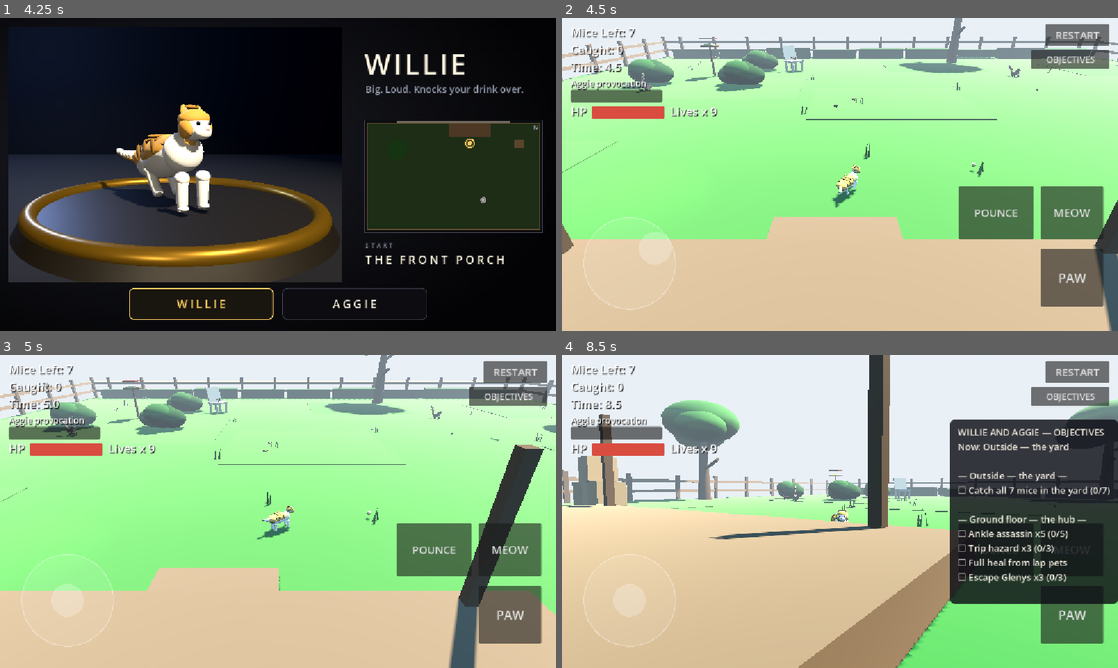
Above: before the commit, frames 1-4 (two rows, left to right).
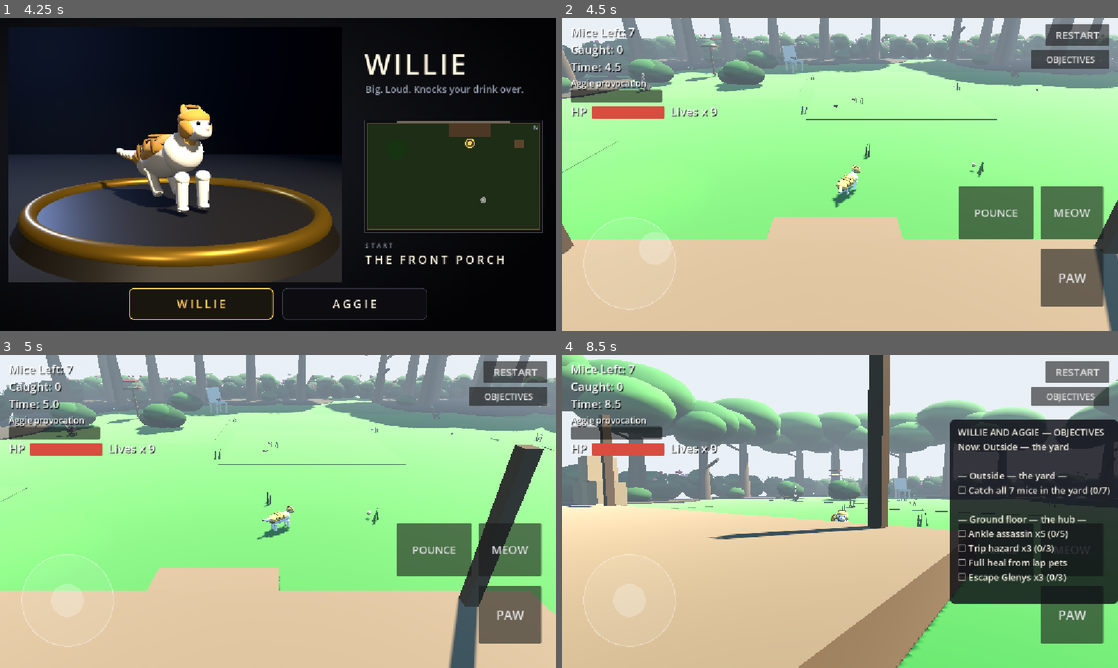
Above: after the commit, the same moments.

Repository: danfour649/puppies-vs-kittens
Game: Godot game, scene res://main.tscn
The game is run twice, just before and just after one commit, with the same random seed, the same clock (stepped at 60 frames per second) and the same inputs.
Inputs (mouse positions are in pixels of both pictures, inside the frame that each line leads up to):
- Up to frame 1 (4.25 s): click "RESTART" at 0.5 s; click "RESTART" at 1.25 s; click "RESTART" at 2 s; click "PAW" at 2.75 s; click "POUNCE" at 3.5 s
- Up to frame 2 (4.5 s): tap Enter at 4.25 s; drag from (628, 262) to (895, 105) at 4.27 s
- Up to frame 3 (5 s): no input
- Up to frame 4 (8.5 s): drag from (728, 527) to (812, 574) at 5.02 s; click "MEOW" at 5.75 s; click "OBJECTIVES" at 6.5 s; tap Space at 7.25 s; move the mouse to (895, 442) at 7.27 s; hold Right 7.28-8 s; tap Enter at 7.35 s; drag from (812, 574) to (673, 464) at 8.02 s

Frame 1 is identical in both runs. In frame 2, 10% of the frame differs, in the area x 0-100%, y 0-26%; in frame 3, 11%; in frame 4, 14%, in the area x 0-100%, y 0-49%.

Commit message:
Massey yard: back-yard forest, wild-rose thorn hedge (fence removed), front-garden roses (TODO #121)

Diff:
--- a/godot3d/main.gd
+++ b/godot3d/main.gd
@@ -186,17 +186,12 @@
 	var spots := [Vector2(-8, -3), Vector2(6, 1), Vector2(-2, 6), Vector2(9, -6), Vector2(-10, 5), Vector2(1, -1)]
 	for i in spots.size():
 		_box(env, Vector3(4.5, 0.012, 3.6), Vector3(spots[i].x, 0.006 + i * 0.0012, spots[i].y), patches[i])
-	# Fence: posts + two rails on the south, east and west edges.
-	for side: int in [-1, 1]:
-		var x := 13.0 * side
-		for zi in range(-10, 11, 2):
-			_box(env, Vector3(0.14, 1.15, 0.14), Vector3(x, 0.57, float(zi)), wood_dark)
-		_box(env, Vector3(0.06, 0.12, 20.4), Vector3(x, 0.85, 0), wood)
-		_box(env, Vector3(0.06, 0.12, 20.4), Vector3(x, 0.4, 0), wood)
-	for zi in range(-12, 13, 2):
-		_box(env, Vector3(0.14, 1.15, 0.14), Vector3(float(zi), 0.57, 10.0), wood_dark)
-	_box(env, Vector3(26.4, 0.12, 0.06), Vector3(0, 0.85, 10.0), wood)
-	_box(env, Vector3(26.4, 0.12, 0.06), Vector3(0, 0.4, 10.0), wood)
+	# Boundary: NO fence at 255 Massey (Daniel, 2026-10-25) — the
+	# yard is ringed by an impassable thorn hedge of wild roses.
+	# The invisible boundary statics further down are UNCHANGED,
+	# so the hedge stops cats, mice and dogs exactly where the
+	# fence did; only the visuals changed.
+	_build_rose_hedge(env)
 	# House along the north edge: wall, roof lip, door, windows, porch.
 	var siding := Color(0.74, 0.71, 0.65)
 	var trim := Color(0.92, 0.9, 0.85)
@@ -238,6 +233,7 @@
 	_static_box(statics, Vector3(0.5, 2.6, 0.5), Vector3(-8.5, 1.3, -5.0))
 	_static_box(statics, Vector3(2.4, 1.5, 1.2), Vector3(9.9, 0.75, -6.05))
 	_static_box(statics, Vector3(0.7, 0.46, 0.7), CHAIR_SEAT + Vector3(0, -0.23, 0))
+	_build_front_roses(env)
 	_dress_yard(env)
 
 
@@ -248,7 +244,6 @@
 func _dress_yard(env: Node3D) -> void:
 	var trim := Color(0.92, 0.9, 0.85)
 	var wood_dark := Color(0.42, 0.31, 0.21)
-	var hedge := Color(0.16, 0.32, 0.12)
 	var blade_mesh := CylinderMesh.new()
 	blade_mesh.top_radius = 0.0
 	blade_mesh.bottom_radius = 0.018
@@ -291,9 +286,8 @@
 			dot.material_override = _mat(Color(0.95, 0.88, 0.55) if placed % 4 == 0 else Color(0.9, 0.9, 0.92))
 			dot.position = Vector3(cx + 0.14, 0.1, cz + 0.1)
 			env.add_child(dot)
-	# South-fence hedge line (inside the fence, slight height jitter).
-	for i in 9:
-		_box(env, Vector3(2.55, 0.5 + 0.08 * sin(i * 2.3), 0.5), Vector3(-11.0 + i * 2.75, 0.27, 9.55), hedge.darkened(0.05 * (i % 3)))
+	# (The plain south hedge line that used to sit here was
+	# replaced by the wild-rose thorn hedge, _build_rose_hedge.)
 	# House trim.
 	_box(env, Vector3(0.12, 2.2, 0.14), Vector3(1.92, 1.32, -9.94), trim) # door jambs
 	_box(env, Vector3(0.12, 2.2, 0.14), Vector3(3.08, 1.32, -9.94), trim)
@@ -308,6 +302,105 @@
 	_box(env, Vector3(0.12, 1.5, 0.12), Vector3(0.0, 0.99, -7.55), wood_dark) # porch posts
 	_box(env, Vector3(0.12, 1.5, 0.12), Vector3(5.0, 0.99, -7.55), wood_dark)
 	_box(env, Vector3(1.4, 0.12, 0.5), Vector3(2.5, 0.06, -7.12), Color(0.55, 0.42, 0.3)) # step
+
+
+
+## A smooth ball in the kit idiom (one shared unit sphere, scaled).
+var _ball_mesh: SphereMesh = null
+var _thorn_mesh: CylinderMesh = null
+
+
+func _ball(parent: Node3D, pos: Vector3, dia: Vector3, c: Color) -> MeshInstance3D:
+	if _ball_mesh == null:
+		_ball_mesh = SphereMesh.new()
+		_ball_mesh.radius = 0.5
+		_ball_mesh.height = 1.0
+		_ball_mesh.radial_segments = 14
+		_ball_mesh.rings = 7
+	var mi := MeshInstance3D.new()
+	mi.mesh = _ball_mesh
+	mi.material_override = _mat(c)
+	mi.position = pos
+	mi.scale = dia
+	parent.add_child(mi)
+	return mi
+
+
+## One wild-rose bush (Daniel, 2026-10-25): a tangled dark-green
+## mass, pale thorn spikes poking out of it, and rose-pink / red
+## blooms that read at gameplay distance. Built from the yard's
+## existing plant idiom (ellipsoid masses + sphere dots).
+func _rose_bush(parent: Node3D, pos: Vector3, s: float, rng: RandomNumberGenerator) -> void:
+	if _thorn_mesh == null:
+		_thorn_mesh = CylinderMesh.new()
+		_thorn_mesh.top_radius = 0.0
+		_thorn_mesh.bottom_radius = 0.03
+		_thorn_mesh.height = 0.18
+		_thorn_mesh.radial_segments = 5
+	var g := Node3D.new()
+	g.position = pos
+	g.rotation.y = rng.randf() * TAU
+	parent.add_child(g)
+	var mass := Color(0.13, 0.27, 0.10)
+	var mass2 := Color(0.18, 0.33, 0.13)
+	_ball(g, Vector3(0, 0.52 * s, 0), Vector3(1.75, 1.1, 1.2) * s, mass)
+	_ball(g, Vector3(0.38 * s, 0.78 * s, 0.14 * s), Vector3(1.2, 0.82, 0.9) * s, mass2)
+	_ball(g, Vector3(-0.42 * s, 0.72 * s, -0.12 * s), Vector3(1.05, 0.75, 0.85) * s, mass)
+	# Thorns: pale little spikes poking out of the mass.
+	var thorn := Color(0.78, 0.74, 0.62)
+	for i in 5:
+		var a := rng.randf() * TAU
+		var spike := MeshInstance3D.new()
+		spike.mesh = _thorn_mesh
+		spike.material_override = _mat(thorn)
+		spike.position = Vector3(cos(a) * 0.8 * s, rng.randf_range(0.5, 1.05) * s, sin(a) * 0.55 * s)
+		spike.rotation = Vector3(rng.randf_range(-0.7, 0.7), 0, rng.randf_range(-0.7, 0.7))
+		g.add_child(spike)
+	# Blooms: wild-rose pinks and reds, one pale-yellow accent.
+	var pinks: Array[Color] = [Color(0.93, 0.36, 0.51), Color(0.84, 0.20, 0.28), Color(0.96, 0.58, 0.64), Color(0.98, 0.85, 0.55)]
+	for i in 9:
+		var a2 := rng.randf() * TAU
+		var r := rng.randf_range(0.5, 0.88) * s
+		var bp := Vector3(cos(a2) * r, rng.randf_range(0.6, 1.2) * s, sin(a2) * r * 0.68)
+		_ball(g, bp, Vector3.ONE * rng.randf_range(0.11, 0.17), pinks[rng.randi() % pinks.size()])
+
+
+## The Massey boundary hedge (Daniel, 2026-10-25): a dense thorn
+## hedge of wild roses on the south, east and west edges, exactly
+## where the fence stood. VISUAL ONLY — the boundary statics in
+## _build_environment are unchanged, so the hedge is exactly as
+## impassable as the fence was.
+func _build_rose_hedge(env: Node3D) -> void:
+	var rng := RandomNumberGenerator.new()
+	rng.seed = 90210
+	# South edge: two staggered rows (the boundary row, plus a
+	# lower front row where the plain hedge used to sit).
+	var x := -12.6
+	while x <= 12.7:
+		_rose_bush(env, Vector3(x, 0, 9.92), rng.randf_range(1.0, 1.18), rng)
+		x += 1.68
+	x = -11.8
+	while x <= 12.0:
+		_rose_bush(env, Vector3(x, 0, 9.42), rng.randf_range(0.78, 0.9), rng)
+		x += 1.68
+	# East and west edges: one dense row each.
+	for side: float in [-1.0, 1.0]:
+		var z := -9.4
+		while z <= 9.5:
+			_rose_bush(env, Vector3(12.95 * side, 0, z), rng.randf_range(1.02, 1.2), rng)
+			z += 1.68
+
+
+## Front-garden wild roses (Daniel, 2026-10-25): an ornamental bed
+## of the same roses along the house's street face. No collision —
+## the front-lawn statics are untouched and the crossing routes
+## (door axis, driveway mouth, Corolla) stay clear.
+func _build_front_roses(env: Node3D) -> void:
+	var rng := RandomNumberGenerator.new()
+	rng.seed = 511
+	_box(env, Vector3(14.2, 0.05, 1.15), Vector3(-1.9, 0.026, -11.32), Color(0.24, 0.19, 0.12))
+	for bx: float in [-7.6, -5.4, -3.2, -1.0, 1.2, 4.4]:
+		_rose_bush(env, Vector3(bx, 0.05, -11.32), rng.randf_range(0.8, 0.95), rng)
 
 
 func _build_lights() -> void:
--- a/godot3d/zones/outside/outside_layout.gd
+++ b/godot3d/zones/outside/outside_layout.gd
@@ -140,3 +140,24 @@
 const DOG_GIVE_UP_TIME := 14.0
 const DOG_TREE_CIRCLE_TIME := 3.5
 const DOG_BUSH_CONFUSE_TIME := 2.0
+
+## --- back-yard forest (TODO #121, Daniel 2026-10-25) ----------------
+## The real 255 Massey back yard is a literal forest. Decorative
+## grove positions (YardForest), planted along the boundary lines
+## and in two interior clusters so the canopy closes the yard in.
+## Every position keeps >= ~2 m from a gameplay point: the three
+## climbable trees keep clear bases (squirrel / climb / dog-circle
+## room), and the feeder, ambush bushes, chair, crates, porch and
+## door axis stay open. The lawn's middle band stays a glade, and
+## the south row leaves a clearing around TREE_SOUTH.
+const FOREST_SEED := 25512
+const FOREST_POSITIONS: Array[Vector3] = [
+	Vector3(-11.5, 0, 8.55), Vector3(-9.3, 0, 8.55), Vector3(-7.1, 0, 8.55),
+	Vector3(-5.6, 0, 8.6), Vector3(0.5, 0, 8.55), Vector3(3.3, 0, 8.55),
+	Vector3(6.1, 0, 8.55), Vector3(8.7, 0, 8.55), Vector3(11.3, 0, 8.55),
+	Vector3(-11.7, 0, -7.6), Vector3(-11.7, 0, -5.0), Vector3(-11.7, 0, -2.4),
+	Vector3(-12.1, 0, 0.4), Vector3(-11.7, 0, 5.4),
+	Vector3(11.75, 0, -7.4), Vector3(11.75, 0, -4.2), Vector3(11.75, 0, 0.8),
+	Vector3(11.75, 0, 5.2),
+	Vector3(-7.9, 0, 5.7), Vector3(-5.7, 0, 6.5), Vector3(9.9, 0, 6.7),
+]
--- a/godot3d/zones/outside/outside_system.gd
+++ b/godot3d/zones/outside/outside_system.gd
@@ -32,6 +32,7 @@
 const SquirrelScene := preload("res://zones/outside/squirrel.gd")
 const BirdScene := preload("res://zones/outside/bird.gd")
 const TreeScene := preload("res://zones/outside/yard_tree.gd")
+const ForestScene := preload("res://zones/outside/yard_forest.gd")
 const CarScene := preload("res://zones/outside/car.gd")
 const WalkerScene := preload("res://zones/outside/walker.gd")
 const DogScene := preload("res://zones/outside/dog.gd")
@@ -125,6 +126,7 @@
 	_build_corolla()
 	_build_fish_treat()
 	_build_trees()
+	_build_forest()
 	_build_feeder()
 	_build_bushes()
 	_spawn_squirrels()
@@ -335,6 +337,13 @@
 		trees.append(t)
 
 
+func _build_forest() -> void:
+	var forest: YardForest = ForestScene.new()
+	forest.name = "YardForest"
+	zone_root.add_child(forest)
+	forest.build(OutsideLayout.FOREST_POSITIONS)
+
+
 func _build_feeder() -> void:
 	var g := Node3D.new()
 	g.name = "BirdFeeder"
--- /dev/null
+++ b/godot3d/zones/outside/tools_forest_drive.gd
@@ -0,0 +1,88 @@
+extends Node
+## Massey forest + rose-hedge DRIVE verification (TODO #121 lane):
+## walks the player cat with the game's real input_override seam
+## and asserts, in a live boot:
+##   A the south thorn hedge stops the cat where the fence did
+##     (and the centre glade lane stays traversable end to end),
+##   B the east hedge stops the cat, C the west hedge stops it,
+##   E a forest trunk is solid (cat bumps, never clips through),
+##   F the front-garden roses are ornamental (cat walks through
+##     the bed to the house wall).
+## Camera yaw is pinned to 0, so input_override move vectors map
+## to world axes: (0,-1) south, (0,1) north, (1,0) east, (-1,0) west.
+## Run under a display (weston/wayland on fola4.0):
+##   godot --display-driver wayland --path godot3d \
+##     res://zones/outside/tools_forest_drive.tscn
+
+var game: Node
+var _fails := 0
+
+
+func _wait(sec: float) -> void:
+	await get_tree().create_timer(sec).timeout
+
+
+func _check(ok: bool, label: String) -> void:
+	print("FOREST DRIVE: ", "PASS" if ok else "FAIL", " - ", label)
+	if not ok:
+		_fails += 1
+
+
+func _walk(cat: PvKCat, from: Vector3, mv: Vector2, secs: float) -> Vector3:
+	game.input_override = {"active": false}
+	cat.velocity = Vector3.ZERO
+	cat.global_position = from
+	await _wait(0.35)
+	game.input_override = {"active": true, "move": mv, "sprint": true, "stalk": false}
+	await _wait(secs)
+	game.input_override = {"active": false}
+	cat.velocity = Vector3.ZERO
+	await _wait(0.2)
+	return cat.global_position
+
+
+func _ready() -> void:
+	game = load("res://main.tscn").instantiate()
+	add_child(game)
+	await _wait(0.6)
+	game.duo.choose("willie")
+	await _wait(0.4)
+	var sys: OutsideSystem = game.outside
+	var cat: PvKCat = game.cat
+	sys.debug_clear_cars()
+	sys.debug_clear_birds()
+	sys.debug_clear_walkers()
+	sys._walker_t = 9999.0
+	sys._bird_spawn_t = 9999.0
+	# Pin the camera so input maps to world axes.
+	var anchor := Node3D.new()
+	game.add_child(anchor)
+	anchor.global_position = Vector3(0, 1.0, 0)
+	game.cam_anchor = anchor
+	game.cam_yaw = 0.0
+	game.cam_pitch = -0.5
+	game.cam_dist = 5.0
+	await _wait(0.3)
+
+	# A — glade lane south, stopped by the hedge (fence line z 9.9).
+	var pa := await _walk(cat, Vector3(-2.0, 0.05, -2.0), Vector2(0, -1), 8.0)
+	_check(pa.z > 8.8 and pa.z < 9.8, "A south hedge holds (z=%.2f), glade lane open" % pa.z)
+
+	# B — east hedge.
+	var pb := await _walk(cat, Vector3(6.0, 0.05, 0.0), Vector2(1, 0), 6.0)
+	_check(pb.x > 11.3 and pb.x < 12.8, "B east hedge holds (x=%.2f)" % pb.x)
+
+	# C — west hedge.
+	var pc := await _walk(cat, Vector3(-6.0, 0.05, -0.5), Vector2(-1, 0), 6.0)
+	_check(pc.x < -11.3 and pc.x > -12.8, "C west hedge holds (x=%.2f)" % pc.x)
+
+	# E — forest trunk at (3.3, 8.55) is solid.
+	var pe := await _walk(cat, Vector3(3.3, 0.05, 6.2), Vector2(0, -1), 5.0)
+	_check(pe.z > 7.4 and pe.z < 8.35, "E forest trunk solid (z=%.2f)" % pe.z)
+
+	# F — front roses ornamental: through the bed to the house wall.
+	var pf := await _walk(cat, Vector3(-3.2, 0.05, -13.6), Vector2(0, -1), 4.0)
+	_check(pf.z > -11.25 and pf.z < -10.6, "F front roses passable, wall stops cat (z=%.2f)" % pf.z)
+
+	print("FOREST DRIVE DONE: %d failures" % _fails)
+	get_tree().quit(1 if _fails > 0 else 0)
--- /dev/null
+++ b/godot3d/zones/outside/tools_forest_drive.tscn
@@ -0,0 +1,6 @@
+[gd_scene load_steps=2 format=3]
+
+[ext_resource type="Script" path="res://zones/outside/tools_forest_drive.gd" id="1"]
+
+[node name="ToolsForestDrive" type="Node"]
+script = ExtResource("1")
--- /dev/null
+++ b/godot3d/zones/outside/tools_forest_shots.gd
@@ -0,0 +1,110 @@
+extends Node
+## Massey forest + rose-hedge visual pass (TODO #121 lane): fixed
+## viewpoints over the back yard, the south boundary and the front
+## garden, staged identically every run so BEFORE (fence, open lawn)
+## and AFTER (forest, thorn hedge, front roses) captures compare
+## directly. Saves PNGs to res://screenshots/ with a prefix taken
+## from the user arg --forest-prefix=before_ (default "after_").
+## Run under a display (weston/wayland on fola4.0):
+##   godot --display-driver wayland --path godot3d \
+##     res://zones/outside/tools_forest_shots.tscn -- --forest-prefix=before_
+
+var game: Node
+var _anchor: Node3D = null
+var _prefix := "after_"
+
+
+func _snap(sname: String) -> void:
+	await RenderingServer.frame_post_draw
+	var img := get_viewport().get_texture().get_image()
+	img.save_png("res://screenshots/%s%s.png" % [_prefix, sname])
+	print("shot: ", _prefix, sname)
+
+
+func _wait(sec: float) -> void:
+	await get_tree().create_timer(sec).timeout
+
+
+func _aim(target: Vector3, dist: float, yaw: float, pitch := -0.5) -> void:
+	if _anchor == null:
+		_anchor = Node3D.new()
+		game.add_child(_anchor)
+		game.cam_anchor = _anchor
+	_anchor.global_position = target
+	game.cam_dist = dist
+	game.cam_yaw = yaw
+	game.cam_pitch = pitch
+
+
+func _face(cat: Node3D, toward: Vector3) -> void:
+	var d := toward - cat.global_position
+	cat.rotation.y = atan2(-d.x, -d.z)
+
+
+func _ready() -> void:
+	for a in OS.get_cmdline_user_args():
+		if a.begins_with("--forest-prefix="):
+			_prefix = a.trim_prefix("--forest-prefix=")
+	DirAccess.make_dir_recursive_absolute("res://screenshots")
+	game = load("res://main.tscn").instantiate()
+	add_child(game)
+	await _wait(0.6)
+	game.duo.choose("willie")
+	await _wait(0.4)
+	var sys: OutsideSystem = game.outside
+	var cat: PvKCat = game.cat
+	# Freeze the ambient spawners; every shot stages its own cast.
+	sys.debug_clear_cars()
+	sys.debug_clear_birds()
+	sys.debug_clear_walkers()
+	sys._walker_t = 9999.0
+	sys._bird_spawn_t = 9999.0
+	await _wait(0.3)
+
+	# yard_from_porch — from the back door axis, looking south across
+	# the whole lawn to the boundary.
+	cat.global_position = Vector3(2.5, 0.05, -6.2)
+	_face(cat, Vector3(2.5, 0, 6.0))
+	_aim(Vector3(2.5, 0.6, 4.5), 7.0, PI, -0.42)
+	await _wait(1.2)
+	await _snap("yard_from_porch")
+
+	# yard_centre — Willie mid-lawn, the south woods behind him.
+	cat.global_position = Vector3(0.0, 0.05, 0.5)
+	_face(cat, Vector3(-4.5, 0, -3.0))
+	_aim(Vector3(0.0, 0.5, 0.5), 5.5, -2.2, -0.5)
+	await _wait(1.0)
+	await _snap("yard_centre")
+
+	# boundary_south — tight on the south boundary line (fence BEFORE,
+	# thorn hedge AFTER).
+	cat.global_position = Vector3(-1.5, 0.05, 6.6)
+	_face(cat, Vector3(-1.5, 0, 12.0))
+	_aim(Vector3(0.0, 0.7, 9.3), 6.5, PI, -0.4)
+	await _wait(1.0)
+	await _snap("boundary_south")
+
+	# grove_west — looking west into the west edge from inside.
+	cat.global_position = Vector3(-7.6, 0.05, 2.0)
+	_face(cat, Vector3(-13.0, 0, 2.0))
+	_aim(Vector3(-10.8, 0.9, 2.0), 5.0, PI / 2.0, -0.45)
+	await _wait(1.0)
+	await _snap("grove_west")
+
+	# canopy_south — along the south tree line, canopy read.
+	cat.global_position = Vector3(1.0, 0.05, 6.2)
+	_face(cat, Vector3(-8.0, 0, 8.0))
+	_aim(Vector3(-2.0, 1.7, 8.4), 7.5, PI / 2.0, -0.3)
+	await _wait(1.0)
+	await _snap("canopy_south")
+
+	# front_garden — from the street, looking north at the house
+	# front (roses AFTER; bare siding/lawn BEFORE).
+	cat.global_position = Vector3(-2.0, 0.05, -12.3)
+	_face(cat, Vector3(-2.0, 0, -20.0))
+	_aim(Vector3(0.0, 0.7, -14.8), 5.5, PI, -0.3)
+	await _wait(1.0)
+	await _snap("front_garden")
+
+	print("FOREST SHOTS DONE")
+	get_tree().quit(0)
--- /dev/null
+++ b/godot3d/zones/outside/tools_forest_shots.tscn
@@ -0,0 +1,6 @@
+[gd_scene load_steps=2 format=3]
+
+[ext_resource type="Script" path="res://zones/outside/tools_forest_shots.gd" id="1"]
+
+[node name="ToolsForestShots" type="Node"]
+script = ExtResource("1")
--- /dev/null
+++ b/godot3d/zones/outside/yard_forest.gd
@@ -0,0 +1,125 @@
+class_name YardForest
+extends Node3D
+## Willie and Aggie — MASSEY BACK-YARD FOREST (TODO #121, Daniel
+## 2026-10-25): the real 255 Massey back yard is a literal forest,
+## so the yard's edges are planted dense — tall trees in the
+## YardTree idiom (tapered trunk, ellipsoid canopy blobs) with
+## leaf-litter floors and undergrowth, closing the yard in.
+## DECORATIVE ONLY: the three climbable YardTrees in
+## OutsideSystem.trees keep their gameplay roles (squirrel perches,
+## climb harness, dog escape). Forest trunks carry collision so
+## cats bump them like any tree, but they are not climbable and
+## hold no perches. Planting positions live in
+## OutsideLayout.FOREST_POSITIONS, clear of every gameplay point
+## (feeder, ambush bushes, chair, crates, porch, door axis) and
+## clear of the climbable trees' bases.
+
+var _mats := {}
+
+
+func _mat(c: Color) -> StandardMaterial3D:
+	var key := c.to_html()
+	if not _mats.has(key):
+		var m := StandardMaterial3D.new()
+		m.albedo_color = c
+		m.roughness = 0.95
+		_mats[key] = m
+	return _mats[key]
+
+
+func _ell(parent: Node3D, pos: Vector3, dia: Vector3, c: Color) -> MeshInstance3D:
+	var sm := SphereMesh.new()
+	sm.radius = 0.5
+	sm.height = 1.0
+	sm.radial_segments = 16
+	sm.rings = 8
+	var mi := MeshInstance3D.new()
+	mi.mesh = sm
+	mi.material_override = _mat(c)
+	mi.position = pos
+	mi.scale = dia
+	parent.add_child(mi)
+	return mi
+
+
+func build(positions: Array) -> void:
+	var rng := RandomNumberGenerator.new()
+	rng.seed = OutsideLayout.FOREST_SEED
+	for i in positions.size():
+		_tree(positions[i], rng)
+
+
+func _tree(p: Vector3, rng: RandomNumberGenerator) -> void:
+	var bark := Color(0.36, 0.27, 0.18)
+	var bark_dark := Color(0.29, 0.21, 0.13)
+	var leaf := Color(0.24, 0.44, 0.17)
+	var leaf2 := Color(0.29, 0.5, 0.2)
+	var mulch := Color(0.26, 0.21, 0.13)
+	var s := rng.randf_range(1.12, 1.42) # girth / canopy scale
+	var hs := rng.randf_range(1.15, 1.45) # height scale
+	var g := Node3D.new()
+	g.position = p
+	g.rotation.y = rng.randf() * TAU
+	add_child(g)
+	# Leaf-litter floor: under the grove the ground reads as forest
+	# floor, not mown lawn.
+	var disc := MeshInstance3D.new()
+	var dm := CylinderMesh.new()
+	dm.top_radius = 1.65 * s
+	dm.bottom_radius = 1.65 * s
+	dm.height = 0.045
+	dm.radial_segments = 18
+	disc.mesh = dm
+	disc.material_override = _mat(mulch)
+	disc.position = Vector3(0, 0.024, 0)
+	g.add_child(disc)
+	# Trunk + physics body, same read as YardTree: a cat on the
+	# ground bumps the trunk instead of walking through it.
+	var trunk_h := OutsideLayout.TRUNK_HEIGHT * hs
+	var trunk := MeshInstance3D.new()
+	var cm := CylinderMesh.new()
+	cm.top_radius = OutsideLayout.TRUNK_RADIUS * 0.65 * s
+	cm.bottom_radius = OutsideLayout.TRUNK_RADIUS * 1.25 * s
+	cm.height = trunk_h
+	cm.radial_segments = 12
+	trunk.mesh = cm
+	trunk.material_override = _mat(bark)
+	trunk.position = Vector3(0, trunk_h * 0.5, 0)
+	g.add_child(trunk)
+	var sb := StaticBody3D.new()
+	var cs := CollisionShape3D.new()
+	var cyl := CylinderShape3D.new()
+	cyl.radius = OutsideLayout.TRUNK_RADIUS * s + 0.03
+	cyl.height = trunk_h
+	cs.shape = cyl
+	cs.position = Vector3(0, trunk_h * 0.5, 0)
+	sb.add_child(cs)
+	g.add_child(sb)
+	# Two limbs reaching up into the canopy.
+	_limb(g, Vector3(0, trunk_h * 0.72, 0), Vector3.RIGHT.rotated(Vector3.UP, rng.randf() * TAU), 1.2 * s, bark_dark)
+	_limb(g, Vector3(0, trunk_h * 0.88, 0), Vector3.RIGHT.rotated(Vector3.UP, rng.randf() * TAU), 0.95 * s, bark_dark)
+	# Canopy: three overlapping blobs at the trunk top, wide enough
+	# that neighbouring crowns meet and the yard reads enclosed.
+	var cy := trunk_h + 0.55 * s
+	_ell(g, Vector3(0, cy, 0), Vector3(3.4, 1.8, 3.4) * s, leaf)
+	_ell(g, Vector3(0.85 * s, cy - 0.4 * s, 0.4 * s), Vector3(2.4, 1.4, 2.4) * s, leaf2)
+	_ell(g, Vector3(-0.75 * s, cy - 0.3 * s, -0.5 * s), Vector3(2.2, 1.3, 2.2) * s, leaf)
+	# Undergrowth at the base of some trunks.
+	if rng.randf() < 0.55:
+		_ell(g, Vector3(0.75 * s, 0.28, 0.3), Vector3(0.95, 0.55, 0.95), Color(0.18, 0.33, 0.12))
+
+
+func _limb(parent: Node3D, base: Vector3, dir: Vector3, len_: float, c: Color) -> void:
+	var mi := MeshInstance3D.new()
+	var cm := CylinderMesh.new()
+	cm.top_radius = 0.04
+	cm.bottom_radius = 0.07
+	cm.height = len_
+	cm.radial_segments = 8
+	mi.mesh = cm
+	mi.material_override = _mat(c)
+	var end := base + dir * len_ * 0.82 + Vector3(0, len_ * 0.34, 0)
+	mi.position = (base + end) * 0.5
+	mi.look_at_from_position(mi.position, end, Vector3.UP)
+	mi.rotate_object_local(Vector3.RIGHT, PI * 0.5) # cylinder Y axis onto the span
+	parent.add_child(mi)
Not shown, added: godot3d/zones/outside/tools_forest_drive.gd.uid
Not shown, added: godot3d/zones/outside/tools_forest_shots.gd.uid
Not shown, added: godot3d/zones/outside/yard_forest.gd.uid
Not shown, changed: godot3d/TODO.md
